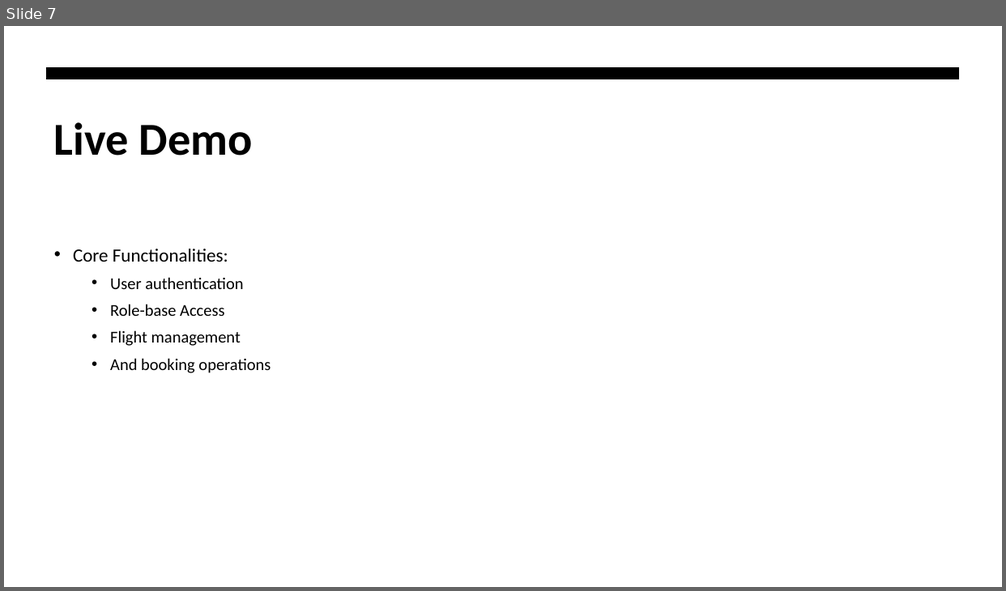
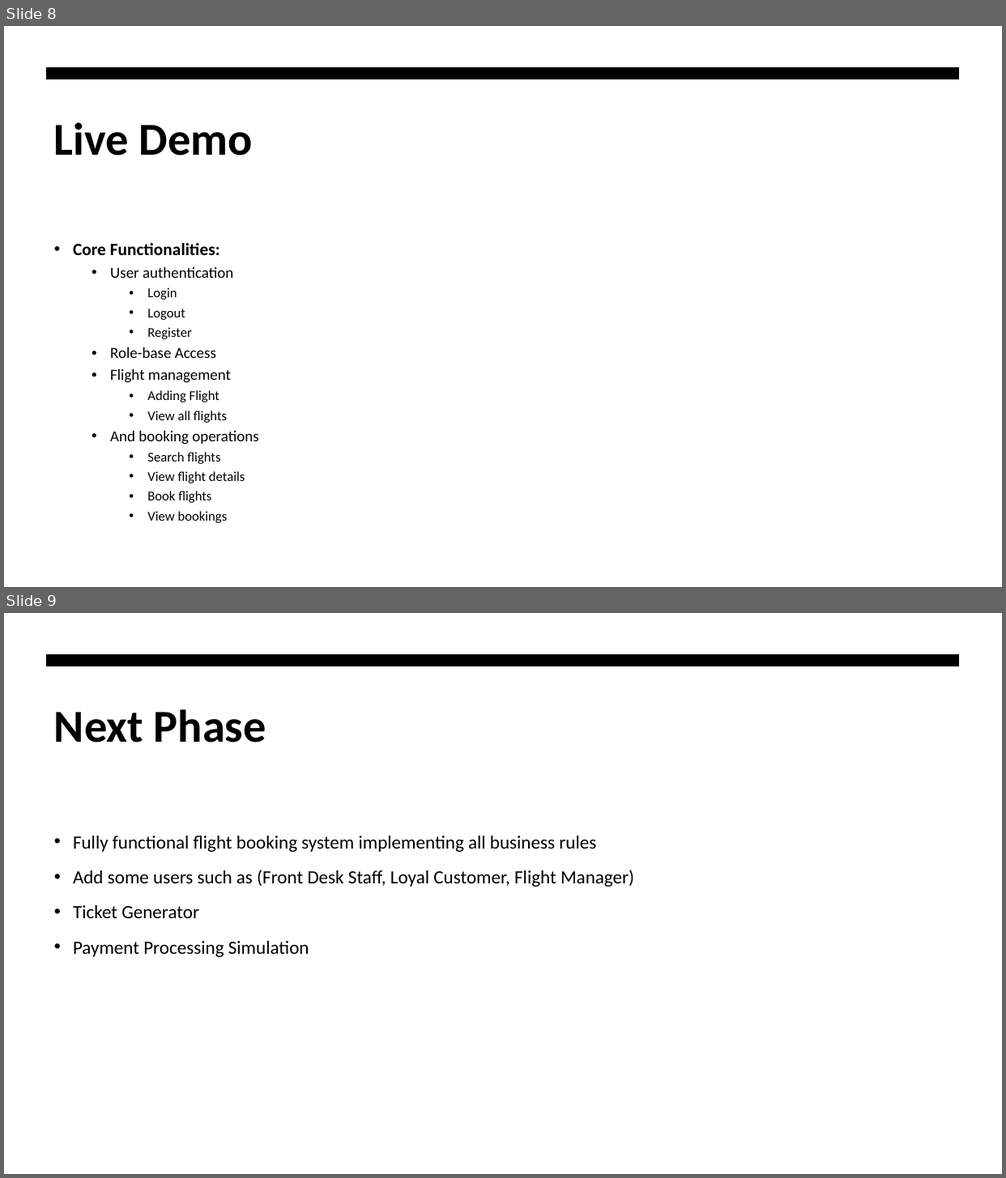
Before and after one commit to Ianieee36/ENSE706_Project, a slide deck: FBS_Presentation.pptx. Shown one above the other, each under a label of ours: slide 7 before the commit, slides 8 and 9 after it. The pictures are 1006x591 and 1006x1178 pixels, drawn with LibreOffice and Linux fonts; fonts in the diff are those of the drawing. Boxes give left, top, right and bottom in pixels: in the first picture for what was removed or moved away, otherwise in the second. Text is boxed around its words. In the diff, an @@ line names an element or a change of style, - is before the commit and + after.

```diff
--- a/FBS_Presentation.pptx
+++ b/FBS_Presentation.pptx
@@ slide 9 added at (4, 613, 1002, 1174), background #FFFFFF; not listed: 1 template element that a slide beside it also shows @@
@@ title added at (54, 709, 266, 743), 44 pt, text #000000, bold @@
+Next Phase
@@ text added at (73, 836, 634, 957), 18 pt, text #000000 @@
+• Fully functional flight booking system implementing all business rules
+• Add some users such as (Front Desk Staff, Loyal Customer, Flight Manager)
+• Ticket Generator
+• Payment Processing Simulation
@@ what was slide 7 is now slide 8 @@
@@ slide 8 changed as well @@
@@ text at (73, 243, 258, 445): size 18 to 16.6 pt, bold on in "Core Functionalities:"; size 16 to 14.8 pt in "User authentication", "Role-base Access", "Flight management", "And booking operations"; line spacing 1.1 to 0.9 @@
@@ text at (147, 288, 191, 339): paragraphs added @@
+    • Login
+    • Logout
+    • Register
@@ text at (147, 390, 227, 423): paragraphs added @@
+    • Adding Flight
+    • View all flights
@@ text at (147, 452, 245, 523): paragraphs added @@
+    • Search flights
+    • View flight details
+    • Book flights
+    • View bookings
```
Also in this commit, not shown: 3 other slides changed, 4 other slides added, 3 slides removed, 1 other file.
